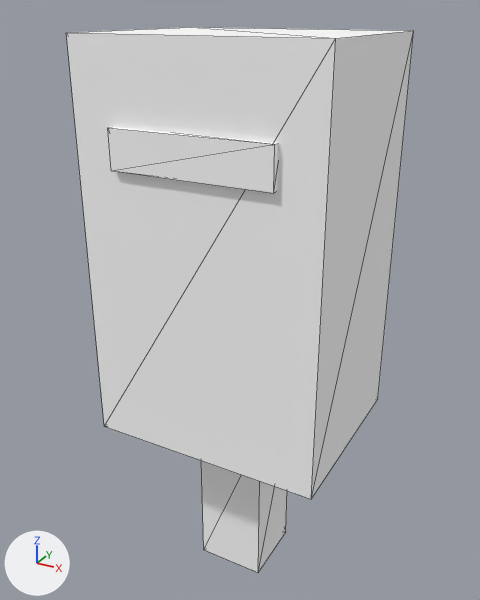
A saved change to the glTF model godot/models/mailbox.glb.
Rendered twice from a 50 mm camera at (0.643, -1.199, 1.291) aimed at (-0.02, 0.007, 0.688). The lights are fixed; the arrows at lower left show +X, +Y and +Z. The older version comes first. Mesh edges are drawn as thin lines. Vertices at exactly the same position are counted once.

The first picture shows 'box', 'letter_slot', 'post'.
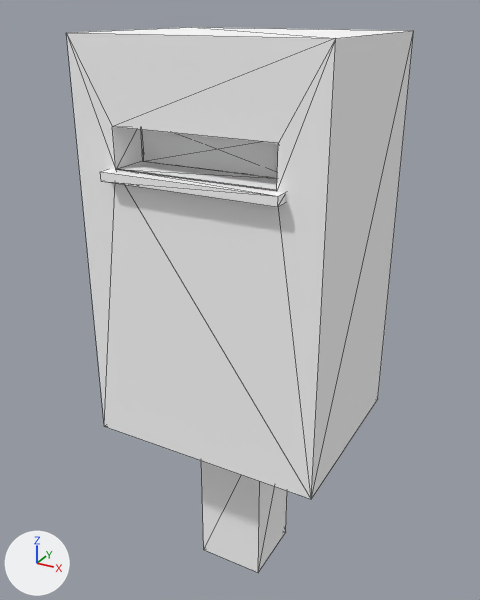
Diff of the bpy script that builds the scene:
```diff
--- a/godot/models/mailbox.glb.py
+++ b/godot/models/mailbox.glb.py
@@ me_box @@
 # used by ob_box; location = (0.0, 0.0, 0.825)
-me_box.from_pydata(...)  # 8 vertices, 12 faces; spans x -0.26..0.26, y -0.21..0.21, z -0.425..0.425
+me_box.from_pydata(...)  # 16 vertices, 28 faces; spans x -0.26..0.26, y -0.21..0.21, z -0.425..0.425
+# me_box part 1
+# 2 faces are deleted
+# 8 vertices are added at x -0.17..0.17, y -0.21..-0.12, z 0.185..0.265
+# 18 new faces join them
 me_box.materials.append(mat_metal)
@@ me_slot_lip @@
+me_slot_lip.from_pydata(...)  # a box spanning x -0.185..0.185, y -0.018..0.018, z -0.009..0.009
+me_slot_lip.materials.append(mat_metal)  # white #ffffff
@@ me_letter_mouth_back @@
+me_letter_mouth_back.from_pydata(...)  # a box spanning x -0.17..0.17, y -0.002..0.002, z -0.04..0.04
+me_letter_mouth_back.materials.append(mat_metal_dark)  # white #ffffff
@@ ob_letter_slot @@
-ob_letter_slot = bpy.data.objects.new('letter_slot', me_letter_slot)
-ob_letter_slot.location = (0.0, -0.21, 1.05)
@@ ob_slot_lip @@
+ob_slot_lip = bpy.data.objects.new('slot_lip', me_slot_lip)
+ob_slot_lip.location = (0.0, -0.219, 1.001)
@@ ob_letter_mouth_back @@
+ob_letter_mouth_back = bpy.data.objects.new('letter_mouth_back', me_letter_mouth_back)
+ob_letter_mouth_back.location = (0.0, -0.121, 1.05)
```

Boxes (x1, y1, x2, y2) around the edits, measured in the pictures (480 x 600 px):
'letter_slot', deleted: before (108, 127, 278, 193)
'letter_mouth_back', added: after (141, 130, 278, 178)
'slot_lip', added: after (100, 169, 285, 207)
part 1 of me_box, reshaped: (66, 33, 336, 499) in both
